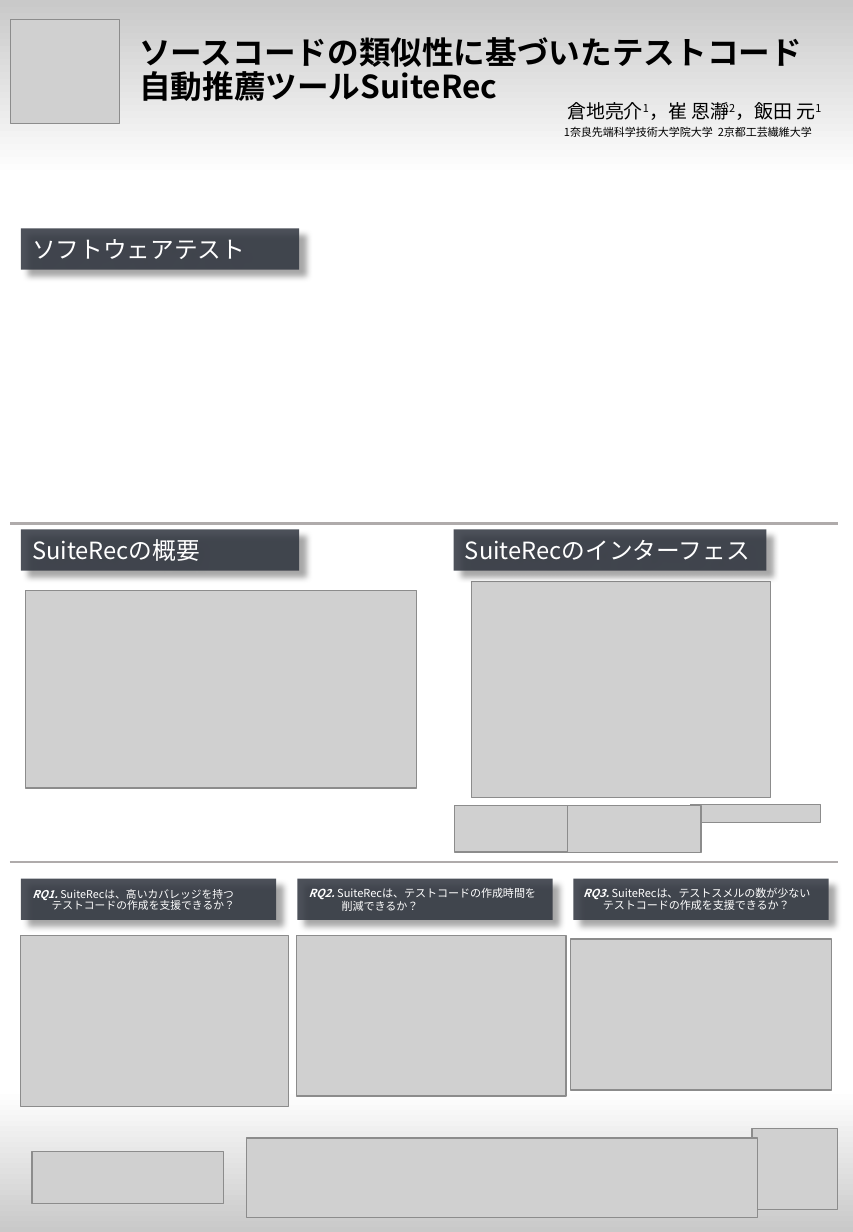
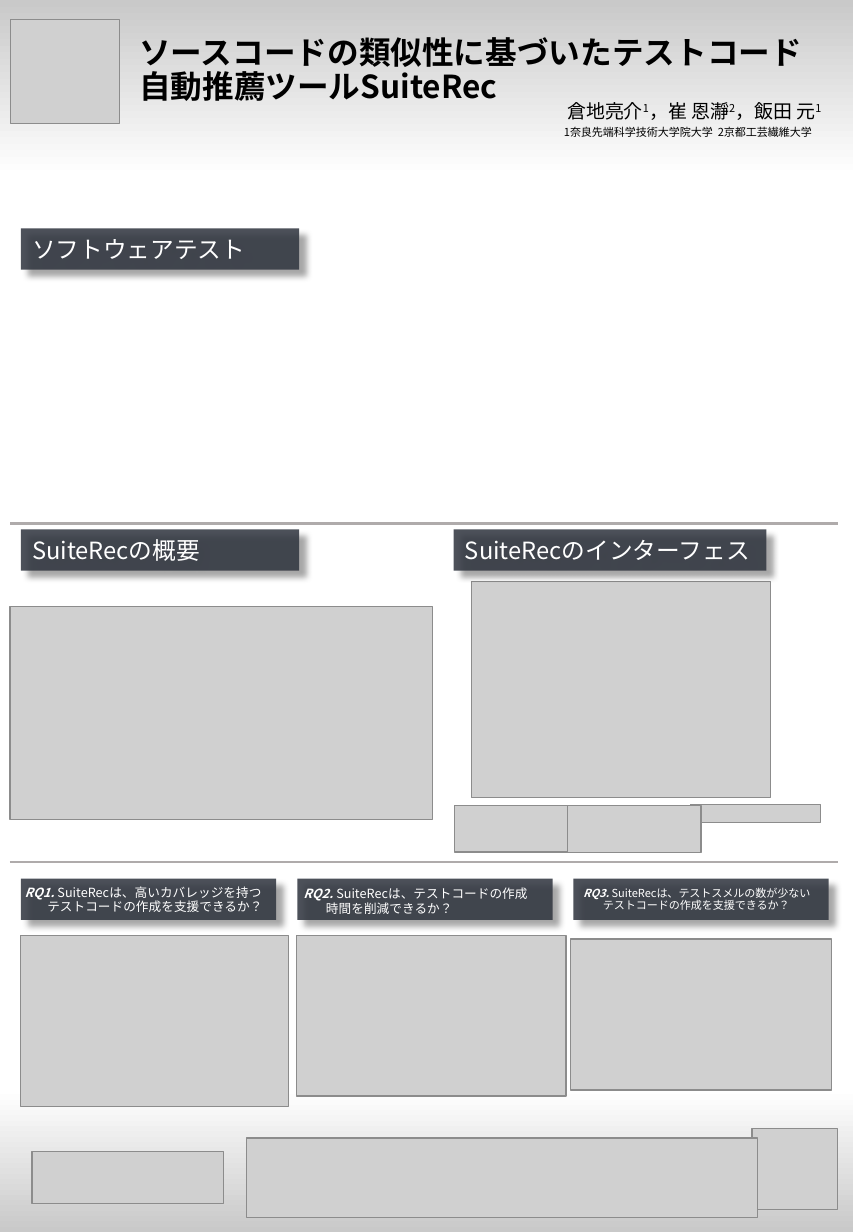
Before and after one commit to ryosuke-ku/poster, a slide deck: slide 5 of SuiteRec_poster.pptx. Drawn at 853x1232 pixels with LibreOffice and Linux fonts; fonts in the diff are those of the drawing; grey boxes stand for pictures. Boxes give left, top, right and bottom in pixels: in the first picture for what was removed or moved away, otherwise in the second. Text is boxed around its words. In the diff, an @@ line names an element or a change of style, - is before the commit and + after.

Commit message:
edit

```diff
--- a/SuiteRec_poster.pptx
+++ b/SuiteRec_poster.pptx
@@ picture resized from (x1=25, y1=590, x2=416, y2=788) to (x1=10, y1=606, x2=432, y2=820) @@
@@ text "RQ1. SuiteRecは、高いカバレッジを持つ テストコードの作成を支援できるか？" at (x1=25, y1=886, x2=262, y2=912): size 6.8 to 8 pt @@
@@ text at (x1=303, y1=887, x2=527, y2=914): text changed; size 7 to 8 pt @@
-RQ2. SuiteRecは、テストコードの作成時間を
-削減できるか？
+RQ2. SuiteRecは、テストコードの作成
+時間を削減できるか？
```
Also in this commit, not shown: 1 slide added.
